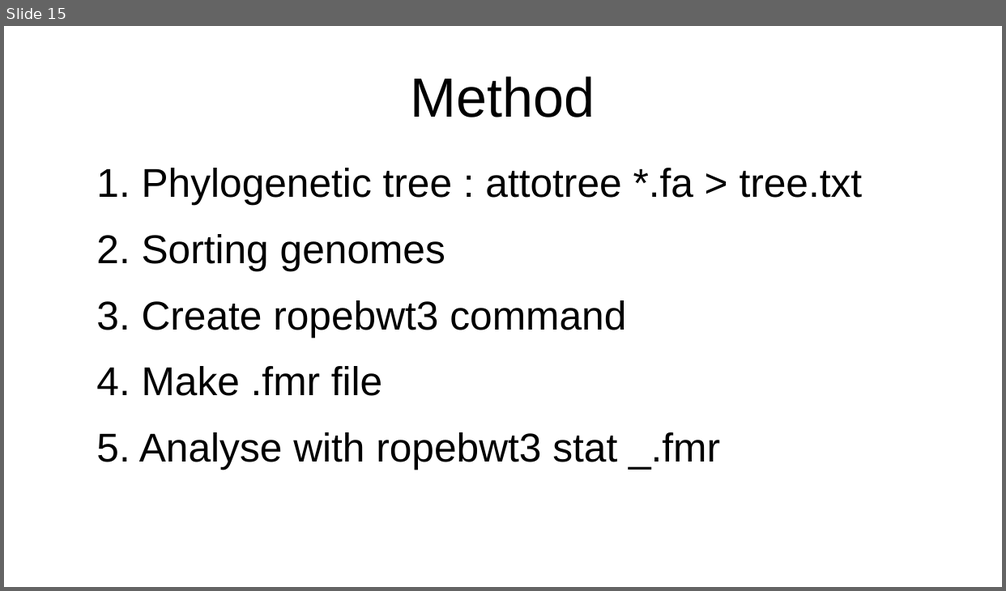
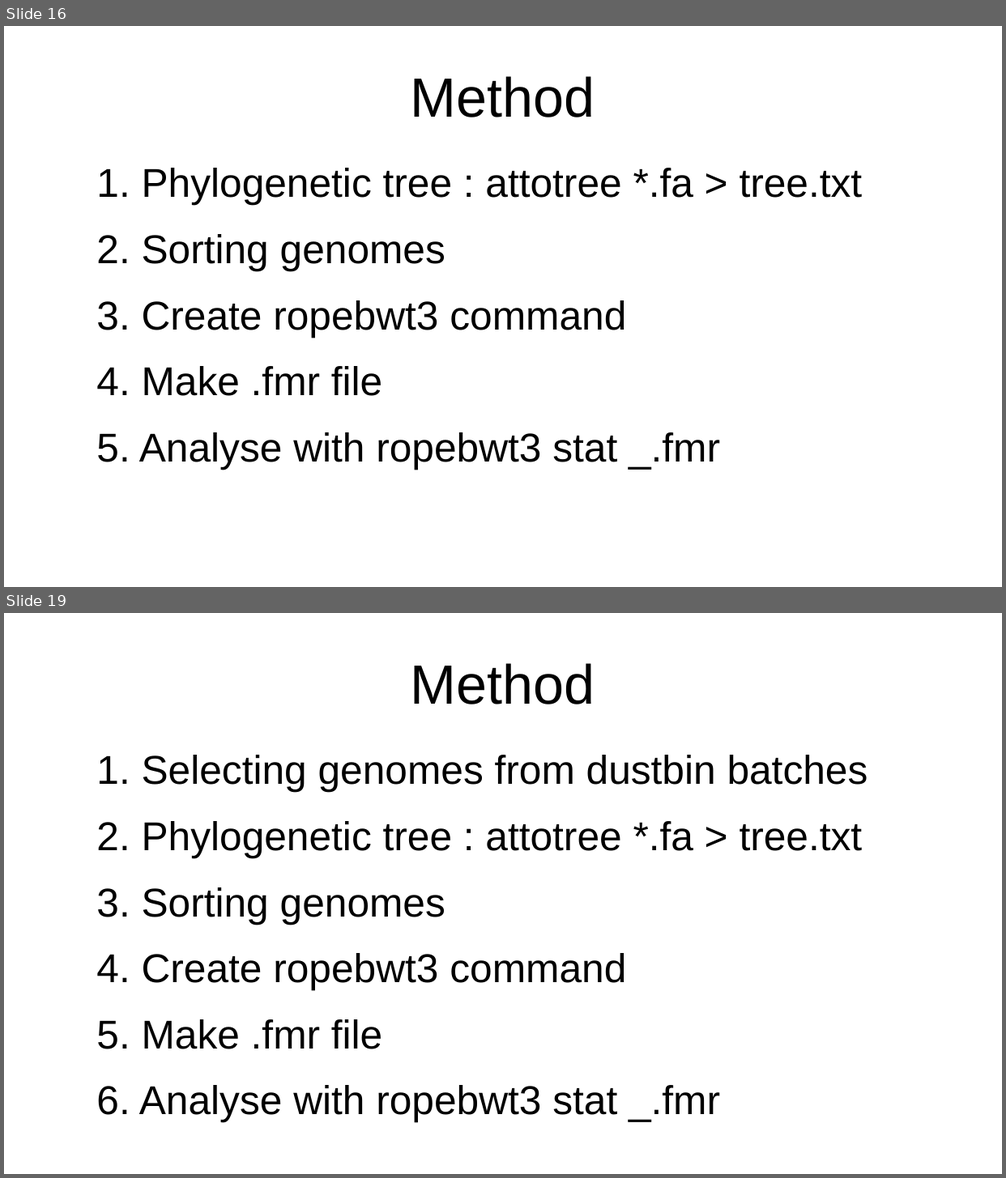
Before and after one commit to AntaoA/Amory_BWT_M1_project_Bioinfo, a slide deck: Diapo.odp. Shown one above the other, each under a label of ours: slide 15 before the commit, slides 16 and 19 after it; the slides between them are not shown. The pictures are 1006x591 and 1006x1178 pixels, drawn with LibreOffice and Linux fonts; fonts in the diff are those of the drawing. Boxes give left, top, right and bottom in pixels: in the first picture for what was removed or moved away, otherwise in the second. Text is boxed around its words. In the diff, an @@ line names an element or a change of style, - is before the commit and + after.

```diff
--- a/Diapo.odp
+++ b/Diapo.odp
@@ slide 19 added at (x1=4, y1=613, x2=1002, y2=1174), background #FFFFFF @@
@@ title added at (x1=411, y1=663, x2=595, y2=705), 44 pt, text #000000 @@
+Method
@@ text added at (x1=96, y1=755, x2=868, y2=1122), 32 pt, text #000000 @@
+1. Selecting genomes from dustbin batches
+2. Phylogenetic tree : attotree *.fa > tree.txt
+3. Sorting genomes
+4. Create ropebwt3 command
+5. Make .fmr file
+6. Analyse with ropebwt3 stat _.fmr
@@ what was slide 15 is now slide 16 @@
```
Also in this commit, not shown: 2 slides changed, 5 other slides added, 12 other files.
